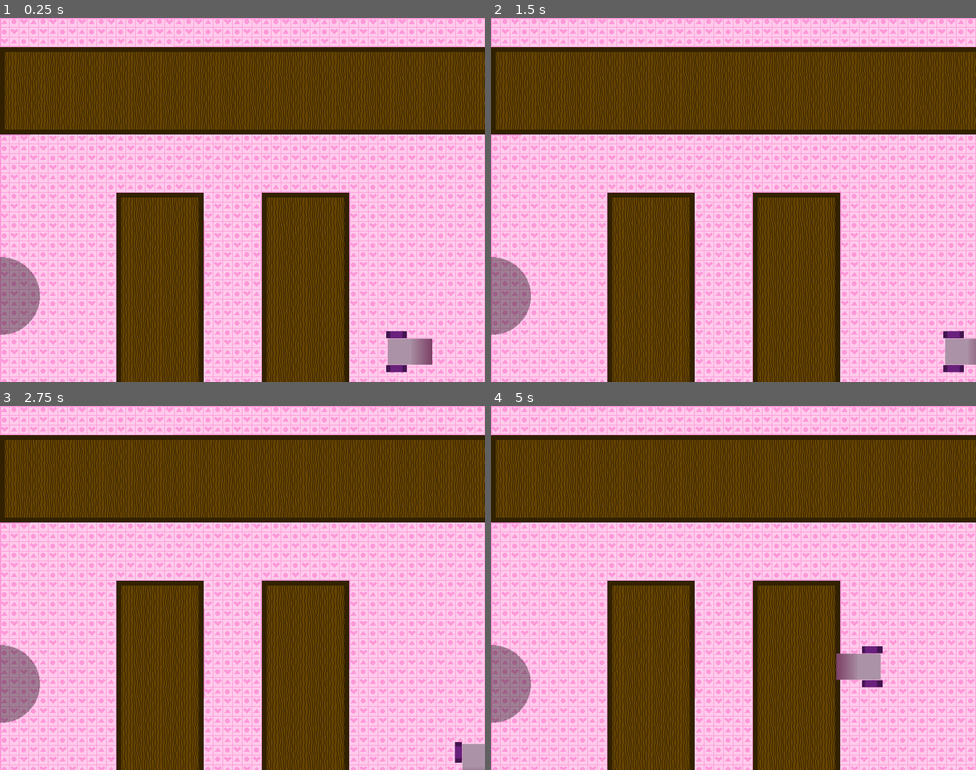
Above: before the commit, frames 1-4 (two rows, left to right).
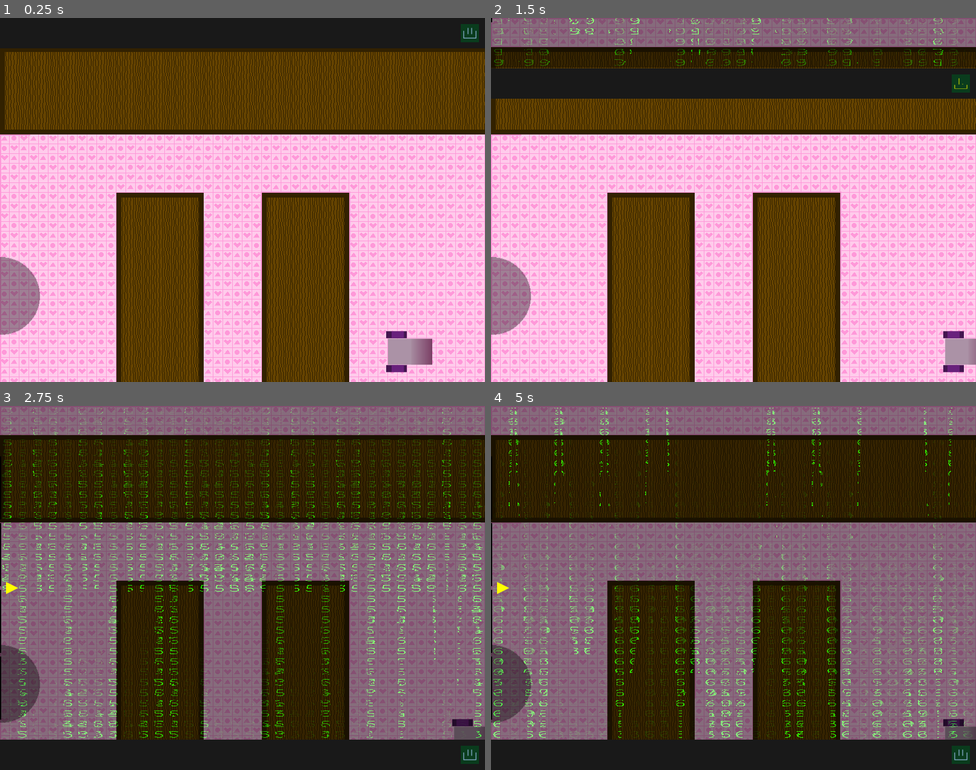
Above: after the commit, the same moments.

Repository: Hackerspace-IFUSP/Crossover_Jam_2021
Game: Godot game, scene res://Maps/Map1.tscn
The game is run twice, just before and just after one commit, with the same random seed, the same clock (stepped at 60 frames per second) and the same inputs.
Inputs (mouse positions are in pixels of both pictures, inside the frame that each line leads up to):
- Up to frame 1 (0.25 s): no input
- Up to frame 2 (1.5 s): tap Enter at 0.5 s; move the mouse to (840, 181) at 0.52 s; hold Right (ui_right) 0.53-1.25 s; tap Space (dash) at 0.6 s; click (961, 32) at 1.27 s
- Up to frame 3 (2.75 s): move the mouse to (145, 606) at 2.02 s; hold Down (ui_down) from 2.03 s (still down); right-click (145, 606) at 2.1 s
- Up to frame 4 (5 s): move the mouse to (782, 507) at 2.77 s; release Down (ui_down) at 2.78 s; hold Right (ui_right) 2.78-3.53 s; click (782, 507) at 2.85 s; move the mouse to (709, 660) at 3.52 s; hold Up (ui_up) 3.53-4.28 s; tap Space (dash) at 3.6 s; move the mouse to (879, 642) at 4.27 s; hold Left (ui_left) from 4.28 s (still down); right-click (879, 642) at 4.35 s

The runs differ from the first frame. In frame 1, 8.3% of the frame differs, in the area x 0-100%, y 0-98%; in frame 2, 20%; in frame 3, 87%, in the area x 0-100%, y 0-100%; in frame 4, 87%.

Commit message:
hud

Diff:
--- a/Maps/Map1.tscn
+++ b/Maps/Map1.tscn
@@ -6,6 +6,7 @@
 [ext_resource path="res://Maps/scripts/Map1.gd" type="Script" id=4]
 [ext_resource path="res://tiles/asphalt.tscn" type="PackedScene" id=5]
 [ext_resource path="res://tiles/table/tileset_table.tres" type="TileSet" id=6]
+[ext_resource path="res://Scenes/UI.tscn" type="PackedScene" id=7]
 
 [node name="Map1" type="Node2D"]
 script = ExtResource( 4 )
@@ -31,3 +32,5 @@
 position = Vector2( 2.12, 458.345 )
 choose_map = 1
 spawn_position = Vector2( 125, 450 )
+
+[node name="UI" parent="." instance=ExtResource( 7 )]
--- a/Maps/Map10.tscn
+++ b/Maps/Map10.tscn
@@ -8,6 +8,7 @@
 [ext_resource path="res://tiles/ground.tscn" type="PackedScene" id=6]
 [ext_resource path="res://map_objects/Tree.tscn" type="PackedScene" id=7]
 [ext_resource path="res://map_objects/hard_wall.tscn" type="PackedScene" id=8]
+[ext_resource path="res://Scenes/UI.tscn" type="PackedScene" id=9]
 
 [node name="Map10" type="Node2D"]
 script = ExtResource( 5 )
@@ -152,3 +153,5 @@
 
 [node name="Tree8" parent="trees" instance=ExtResource( 7 )]
 position = Vector2( 799.927, 202.334 )
+
+[node name="UI" parent="." instance=ExtResource( 9 )]
--- a/Maps/Map11.tscn
+++ b/Maps/Map11.tscn
@@ -11,6 +11,7 @@
 [ext_resource path="res://sprites/ovni_Jaspio_.png" type="Texture" id=9]
 [ext_resource path="res://map_objects/road_sign.tscn" type="PackedScene" id=10]
 [ext_resource path="res://map_objects/spiderweb.tscn" type="PackedScene" id=11]
+[ext_resource path="res://Scenes/UI.tscn" type="PackedScene" id=12]
 
 [sub_resource type="CircleShape2D" id=1]
 radius = 189.608
@@ -339,3 +340,5 @@
 
 [node name="spiderweb60" parent="spiderwebs" instance=ExtResource( 11 )]
 position = Vector2( 1936, 552 )
+
+[node name="UI" parent="." instance=ExtResource( 12 )]
--- a/Maps/Map2.tscn
+++ b/Maps/Map2.tscn
@@ -17,6 +17,7 @@
 [ext_resource path="res://Scenes/spawner.tscn" type="PackedScene" id=15]
 [ext_resource path="res://map_objects/road_sign.tscn" type="PackedScene" id=16]
 [ext_resource path="res://map_objects/catraca.tscn" type="PackedScene" id=17]
+[ext_resource path="res://Scenes/UI.tscn" type="PackedScene" id=18]
 
 [node name="Map2" type="Node2D"]
 script = ExtResource( 5 )
@@ -835,3 +836,5 @@
 [node name="road_sign3" parent="." instance=ExtResource( 16 )]
 position = Vector2( 758.809, 3665.24 )
 rotation = 0.526215
+
+[node name="UI" parent="." instance=ExtResource( 18 )]
--- a/Maps/Map3.tscn
+++ b/Maps/Map3.tscn
@@ -9,6 +9,7 @@
 [ext_resource path="res://tiles/ground.tscn" type="PackedScene" id=7]
 [ext_resource path="res://Scenes/spawner.tscn" type="PackedScene" id=8]
 [ext_resource path="res://Scenes/WantWant.tscn" type="PackedScene" id=9]
+[ext_resource path="res://Scenes/UI.tscn" type="PackedScene" id=10]
 
 [node name="Map3" type="Node2D"]
 script = ExtResource( 5 )
@@ -200,3 +201,5 @@
 collision_layer = 2
 collision_mask = 1
 speed = 10.0
+
+[node name="UI" parent="." instance=ExtResource( 10 )]
--- a/Maps/Map4.tscn
+++ b/Maps/Map4.tscn
@@ -11,6 +11,7 @@
 [ext_resource path="res://map_objects/road_sign.tscn" type="PackedScene" id=9]
 [ext_resource path="res://Scenes/spawner.tscn" type="PackedScene" id=10]
 [ext_resource path="res://Scenes/WantWant.tscn" type="PackedScene" id=11]
+[ext_resource path="res://Scenes/UI.tscn" type="PackedScene" id=12]
 
 [node name="Map4" type="Node2D"]
 script = ExtResource( 5 )
@@ -156,3 +157,5 @@
 
 [node name="WantWant3" parent="." instance=ExtResource( 11 )]
 position = Vector2( 50.2797, 198.414 )
+
+[node name="UI" parent="." instance=ExtResource( 12 )]
--- a/Maps/Map5.tscn
+++ b/Maps/Map5.tscn
@@ -7,6 +7,7 @@
 [ext_resource path="res://Maps/scripts/Map1.gd" type="Script" id=5]
 [ext_resource path="res://tiles/ground.tscn" type="PackedScene" id=6]
 [ext_resource path="res://map_objects/Tree.tscn" type="PackedScene" id=7]
+[ext_resource path="res://Scenes/UI.tscn" type="PackedScene" id=8]
 
 [node name="Map5" type="Node2D"]
 position = Vector2( 1, 0 )
@@ -175,3 +176,5 @@
 choose_map = 7
 map = 4
 spawn_position = Vector2( 135, 470 )
+
+[node name="UI" parent="." instance=ExtResource( 8 )]
--- a/Maps/Map6.tscn
+++ b/Maps/Map6.tscn
@@ -14,6 +14,7 @@
 [ext_resource path="res://map_objects/hard_wall.tscn" type="PackedScene" id=12]
 [ext_resource path="res://Scenes/Enemy.tscn" type="PackedScene" id=13]
 [ext_resource path="res://Scenes/WantWant.tscn" type="PackedScene" id=14]
+[ext_resource path="res://Scenes/UI.tscn" type="PackedScene" id=15]
 
 [node name="Map6" type="Node2D"]
 script = ExtResource( 4 )
@@ -223,3 +224,5 @@
 
 [node name="WantWant" parent="." instance=ExtResource( 14 )]
 position = Vector2( 920, -573.884 )
+
+[node name="UI" parent="." instance=ExtResource( 15 )]
--- a/Maps/Map7.tscn
+++ b/Maps/Map7.tscn
@@ -7,6 +7,7 @@
 [ext_resource path="res://map_objects/powerups.tscn" type="PackedScene" id=5]
 [ext_resource path="res://tiles/asphalt.tscn" type="PackedScene" id=6]
 [ext_resource path="res://tiles/table.tscn" type="PackedScene" id=7]
+[ext_resource path="res://Scenes/UI.tscn" type="PackedScene" id=8]
 
 [node name="Map7" type="Node2D"]
 script = ExtResource( 4 )
@@ -34,3 +35,5 @@
 [node name="powerups" parent="." instance=ExtResource( 5 )]
 position = Vector2( 728.743, 525.834 )
 Updates = 3
+
+[node name="UI" parent="." instance=ExtResource( 8 )]
--- a/Maps/Map8.tscn
+++ b/Maps/Map8.tscn
@@ -8,6 +8,7 @@
 [ext_resource path="res://Maps/scripts/Map1.gd" type="Script" id=6]
 [ext_resource path="res://map_objects/spiderweb.tscn" type="PackedScene" id=7]
 [ext_resource path="res://sprites/Light.png" type="Texture" id=8]
+[ext_resource path="res://Scenes/UI.tscn" type="PackedScene" id=9]
 
 [node name="Map8" type="Node2D"]
 script = ExtResource( 6 )
@@ -423,3 +424,5 @@
 texture = ExtResource( 8 )
 energy = 0.5
 mode = 2
+
+[node name="UI" parent="." instance=ExtResource( 9 )]
--- a/Maps/Map9.tscn
+++ b/Maps/Map9.tscn
@@ -12,6 +12,7 @@
 [ext_resource path="res://map_objects/spiderweb.tscn" type="PackedScene" id=10]
 [ext_resource path="res://map_objects/hard_wall.tscn" type="PackedScene" id=11]
 [ext_resource path="res://Scenes/Spider.tscn" type="PackedScene" id=12]
+[ext_resource path="res://Scenes/UI.tscn" type="PackedScene" id=13]
 
 [node name="Map9" type="Node2D"]
 script = ExtResource( 4 )
@@ -272,3 +273,5 @@
 collision_layer = 2
 collision_mask = 0
 jumpForce = 3.0
+
+[node name="UI" parent="." instance=ExtResource( 13 )]
--- a/Maps/scripts/Map1.gd
+++ b/Maps/scripts/Map1.gd
@@ -36,6 +36,7 @@
 		$Player.position = GAME.map11
 
 
+
 ###################################################
 #     ~ It ain't much, but it's honest work ~     #
 ###################################################
--- /dev/null
+++ b/Scenes/Minimap.gd
@@ -0,0 +1,5 @@
+extends ViewportContainer
+
+func _ready():
+	var world = get_viewport().find_world_2d()
+	$Viewport.world_2d = world
--- a/Scenes/Player.tscn
+++ b/Scenes/Player.tscn
@@ -135,7 +135,6 @@
 rotation = 3.14159
 scale = Vector2( 0.6, 0.6 )
 frames = SubResource( 3 )
-frame = 1
 playing = true
 
 [node name="sprite" type="Sprite" parent="."]
--- a/Scenes/UI.tscn
+++ b/Scenes/UI.tscn
@@ -12,6 +12,10 @@
 [ext_resource path="res://sprites/GUI/new_shadermaterial.tres" type="Material" id=10]
 [ext_resource path="res://sprites/GUI/pusopen.png" type="Texture" id=11]
 [ext_resource path="res://sprites/GUI/pushok.png" type="Texture" id=12]
+[ext_resource path="res://sprites/GUI/exithover.png" type="Texture" id=13]
+[ext_resource path="res://sprites/GUI/saveblock.png" type="Texture" id=14]
+[ext_resource path="res://sprites/GUI/restarthover.png" type="Texture" id=15]
+[ext_resource path="res://sprites/GUI/loadblock.png" type="Texture" id=16]
 [ext_resource path="res://sprites/GUI/noise.png" type="Texture" id=18]
 [ext_resource path="res://sprites/GUI/characters.png" type="Texture" id=19]
 
@@ -150,13 +154,13 @@
 	COLOR.rgb = texture(chars, uv).rgb * rain * color_sample; // finally multiply them together then multiply with green for the color
 }"
 
-[sub_resource type="ShaderMaterial" id=17]
-shader = SubResource( 16 )
+[sub_resource type="ShaderMaterial" id=8]
+shader = SubResource( 7 )
 shader_param/color_sample = Vector3( 1, 0, 0 )
 shader_param/chars = ExtResource( 19 )
 shader_param/noise_tex = ExtResource( 18 )
 
-[sub_resource type="Animation" id=3]
+[sub_resource type="Animation" id=9]
 tracks/0/type = "value"
 tracks/0/path = NodePath("UI/TopBar:rect_position")
 tracks/0/interp = 1
@@ -191,11 +195,10 @@
 "times": PoolRealArray( 0, 1 ),
 "transitions": PoolRealArray( 1, 1 ),
 "update": 0,
-"values": [ Vector2( -180, 85 ), Vector2( -210, -515 ) ]
-}
-
-[sub_resource type="Animation" id=4]
-resource_name = "MenuClose"
+"values": [ Vector2( -230, 85 ), Vector2( -230, -515 ) ]
+}
+
+[sub_resource type="Animation" id=10]
 length = 0.5
 tracks/0/type = "value"
 tracks/0/path = NodePath("UI/ChangeMenu:rect_position")
@@ -207,11 +210,10 @@
 "times": PoolRealArray( 0, 0.5 ),
 "transitions": PoolRealArray( 1, 1 ),
 "update": 0,
-"values": [ Vector2( 0, 85 ), Vector2( -180, 85 ) ]
-}
-
-[sub_resource type="Animation" id=5]
-resource_name = "MenuOpen"
+"values": [ Vector2( 0, 85 ), Vector2( -230, 85 ) ]
+}
+
+[sub_resource type="Animation" id=11]
 length = 0.5
 tracks/0/type = "value"
 tracks/0/path = NodePath("UI/ChangeMenu:rect_position")
@@ -223,10 +225,10 @@
 "times": PoolRealArray( 0, 0.5 ),
 "transitions": PoolRealArray( 1, 1 ),
 "update": 0,
-"values": [ Vector2( -180, 85 ), Vector2( 0, 85 ) ]
-}
-
-[sub_resource type="Animation" id=6]
+"values": [ Vector2( -230, 85 ), Vector2( 0, 85 ) ]
+}
+
+[sub_resource type="Animation" id=12]
 tracks/0/type = "value"
 tracks/0/path = NodePath("UI/TopBar:rect_position")
 tracks/0/interp = 1
@@ -261,10 +263,10 @@
 "times": PoolRealArray( 0, 1 ),
 "transitions": PoolRealArray( 1, 1 ),
 "update": 0,
-"values": [ Vector2( -210, -515 ), Vector2( -180, 85 ) ]
-}
-
-[sub_resource type="Animation" id=7]
+"values": [ Vector2( -230, -515 ), Vector2( -230, 85 ) ]
+}
+
+[sub_resource type="Animation" id=13]
 tracks/0/type = "value"
 tracks/0/path = NodePath("UI/TopBar/Icons/PowerUp1:modulate")
 tracks/0/interp = 1
@@ -410,6 +412,7 @@
 texture_hover = ExtResource( 2 )
 
 [node name="ColorRect" type="ColorRect" parent="UI"]
+modulate = Color( 1, 1, 1, 0.470588 )
 material = SubResource( 2 )
 anchor_right = 1.0
 anchor_bottom = 1.0
@@ -421,9 +424,9 @@
 }
 
 [node name="ChangeMenu" type="HBoxContainer" parent="UI"]
-margin_left = -210.0
+margin_left = -230.0
 margin_top = -515.0
-margin_right = 20.0
+margin_right = 30.0
 margin_bottom = -85.0
 custom_constants/separation = 10
 alignment = 1
@@ -442,19 +445,49 @@
 }
 
 [node name="Restart" type="Button" parent="UI/ChangeMenu/Buttons"]
-material = SubResource( 15 )
+material = SubResource( 6 )
 margin_right = 230.0
 margin_bottom = 100.0
 size_flags_horizontal = 3
 size_flags_vertical = 3
 
+[node name="CenterContainer" type="CenterContainer" parent="UI/ChangeMenu/Buttons/Restart"]
+anchor_right = 1.0
+anchor_bottom = 1.0
+mouse_filter = 1
+__meta__ = {
+"_edit_use_anchors_": false
+}
+
+[node name="TextureRect" type="TextureRect" parent="UI/ChangeMenu/Buttons/Restart/CenterContainer"]
+margin_left = 79.0
+margin_top = 16.0
+margin_right = 151.0
+margin_bottom = 83.0
+texture = ExtResource( 15 )
+
 [node name="Quit" type="Button" parent="UI/ChangeMenu/Buttons"]
-material = SubResource( 17 )
+material = SubResource( 8 )
 margin_top = 110.0
 margin_right = 230.0
 margin_bottom = 210.0
 size_flags_horizontal = 3
 size_flags_vertical = 3
+
+[node name="CenterContainer2" type="CenterContainer" parent="UI/ChangeMenu/Buttons/Quit"]
+anchor_right = 1.0
+anchor_bottom = 1.0
+mouse_filter = 1
+__meta__ = {
+"_edit_use_anchors_": false
+}
+
+[node name="TextureRect" type="TextureRect" parent="UI/ChangeMenu/Buttons/Quit/CenterContainer2"]
+margin_left = 67.0
+margin_top = 18.0
+margin_right = 163.0
+margin_bottom = 81.0
+texture = ExtResource( 13 )
 
 [node name="Save" type="Button" parent="UI/ChangeMenu/Buttons"]
 material = ExtResource( 10 )
@@ -465,6 +498,22 @@
 size_flags_vertical = 3
 disabled = true
 
+[node name="CenterContainer4" type="CenterContainer" parent="UI/ChangeMenu/Buttons/Save"]
+anchor_right = 1.0
+anchor_bottom = 1.0
+mouse_filter = 1
+__meta__ = {
+"_edit_use_anchors_": false
+}
+
+[node name="TextureRect" type="TextureRect" parent="UI/ChangeMenu/Buttons/Save/CenterContainer4"]
+modulate = Color( 0.929412, 0.929412, 1, 1 )
+margin_left = 78.0
+margin_top = 11.0
+margin_right = 151.0
+margin_bottom = 88.0
+texture = ExtResource( 14 )
+
 [node name="Load" type="Button" parent="UI/ChangeMenu/Buttons"]
 material = ExtResource( 10 )
 margin_top = 330.0
@@ -473,6 +522,21 @@
 size_flags_horizontal = 3
 size_flags_vertical = 3
 disabled = true
+
+[node name="CenterContainer3" type="CenterContainer" parent="UI/ChangeMenu/Buttons/Load"]
+anchor_right = 1.0
+anchor_bottom = 1.0
+mouse_filter = 1
+__meta__ = {
+"_edit_use_anchors_": false
+}
+
+[node name="TextureRect" type="TextureRect" parent="UI/ChangeMenu/Buttons/Load/CenterContainer3"]
+margin_left = 43.0
+margin_top = 26.0
+margin_right = 186.0
+margin_bottom = 74.0
+texture = ExtResource( 16 )
 
 [node name="Push" type="TextureButton" parent="UI/ChangeMenu"]
 margin_left = 240.0
@@ -488,15 +552,15 @@
 texture_hover = ExtResource( 11 )
 
 [node name="AnimationPlayer" type="AnimationPlayer" parent="."]
-anims/Close = SubResource( 3 )
-anims/MenuClose = SubResource( 4 )
-anims/MenuOpen = SubResource( 5 )
-anims/Open = SubResource( 6 )
-anims/power_up1 = SubResource( 7 )
-anims/power_up2 = SubResource( 8 )
-anims/power_up3 = SubResource( 9 )
-anims/power_up4 = SubResource( 10 )
-anims/power_up5 = SubResource( 11 )
+anims/Close = SubResource( 9 )
+anims/MenuClose = SubResource( 10 )
+anims/MenuOpen = SubResource( 11 )
+anims/Open = SubResource( 12 )
+anims/power_up1 = SubResource( 13 )
+anims/power_up2 = SubResource( 14 )
+anims/power_up3 = SubResource( 15 )
+anims/power_up4 = SubResource( 16 )
+anims/power_up5 = SubResource( 17 )
 
 [connection signal="pressed" from="UI/TopBar/Icons/OpenMenu" to="." method="_on_OpenMenu_pressed"]
 [connection signal="pressed" from="UI/ChangeMenu/Buttons/Restart" to="." method="_on_Restart_pressed"]
Not shown: 1 places in Maps/Map1.tscn that only renumber resources
Not shown: 1 places in Maps/Map10.tscn that only renumber resources
Not shown: 1 places in Maps/Map11.tscn that only renumber resources
Not shown: 1 places in Maps/Map2.tscn that only renumber resources
Not shown: 1 places in Maps/Map3.tscn that only renumber resources
Not shown: 1 places in Maps/Map4.tscn that only renumber resources
Not shown: 1 places in Maps/Map5.tscn that only renumber resources
Not shown: 1 places in Maps/Map6.tscn that only renumber resources
Not shown: 1 places in Maps/Map7.tscn that only renumber resources
Not shown: 1 places in Maps/Map8.tscn that only renumber resources
Not shown: 1 places in Maps/Map9.tscn that only renumber resources
Not shown: 9 places in Scenes/UI.tscn that only renumber resources
